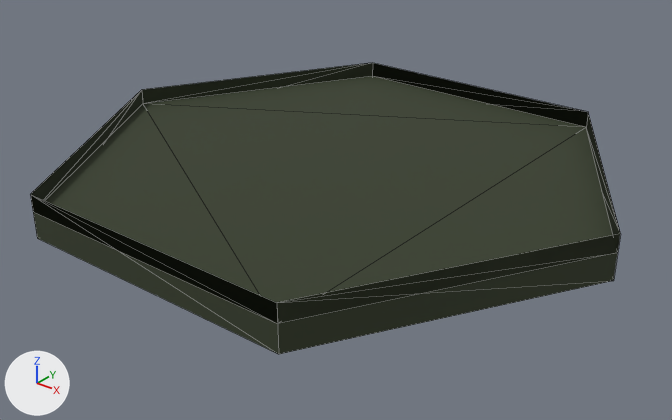
Renders of the glTF model assets/models/tile_swamp.glb from each side of a commit.
Both versions are drawn from a 50 mm lens placed at (1.821, -2.288, 1.186), pointed at (0.026, -0.044, -0.205). Arrows for +X, +Y and +Z are at lower left; the lights stay in place. The first picture is the older version. Mesh edges are drawn as thin lines. Vertices at exactly the same position are counted once.

Names of what the first picture shows: 'tile_swamp'.
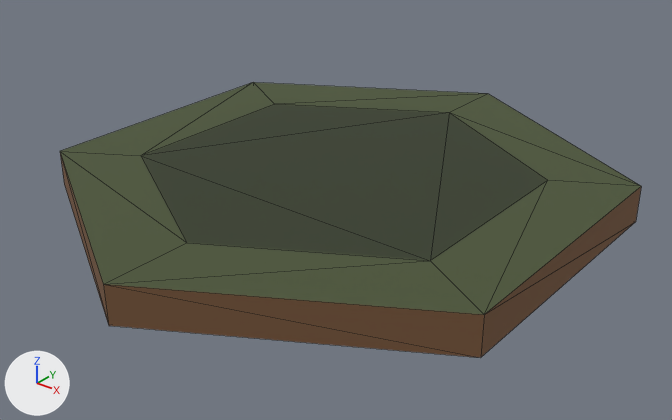
Boxes (x1, y1, x2, y2) around the edits, measured in the pictures (672 x 420 px; the box of a moved part takes in the faces that stretch with it):
```json
{"object": "tile_swamp", "change": "reshaped", "before": [30, 63, 620, 354], "after": [60, 82, 641, 358]}
{"part": 1, "of": "me_tile_swamp_009", "change": "moved or reshaped", "before": [45, 76, 613, 303], "after": [141, 105, 548, 261]}
{"part": 2, "of": "me_tile_swamp_009", "change": "surface changed", "before": [30, 63, 620, 354], "after": [60, 82, 641, 358]}
```

Edits to the scene script, one JSON object a line:
```json
{"block": "me_tile_swamp_009", "where": "# used by ob_tile_swamp; location = (0.0, 0.0, 0.0)"}
{"op": "remove", "block": "me_tile_swamp_009", "code": "me_tile_swamp_009.from_pydata(...)  # 18 vertices, 32 faces; spans x -1.0..1.0, y -0.87..0.87, z -0.15..0.0"}
{"op": "add", "block": "me_tile_swamp_009", "code": "me_tile_swamp_009.from_pydata(...)  # 18 vertices, 32 faces; spans x -0.87..0.87, y -1.0..1.0, z -0.2..-0.07"}
{"block": "me_tile_swamp_009", "change": "me_tile_swamp_009 part 1: 18 of 18 vertices moved; they spanned x -1.0..1.0, y -0.87..0.87, z -0.15..0.0 and now span x -0.87..0.87, y -1.0..1.0, z -0.2..-0.07; mean shift (0.0, 0.0, -0.04)"}
{"block": "me_tile_swamp_009", "change": "me_tile_swamp_009 part 2: 28 kept faces spanning x -0.87..0.87, y -1.0..1.0, z -0.2..-0.07 get new texture (UV) coordinates"}
```
